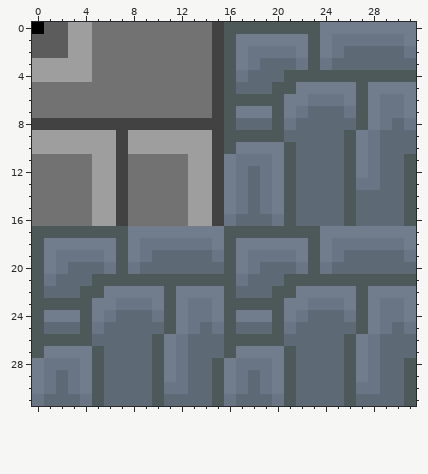
A pixel-art sprite gets an edit: Assets/Sprites/Castle Exterior Corner.png. The picture above was drawn from the file before the commit.
The file is 32x32 pixels. Colours within 5 levels of each other are drawn and written as one.
Once edited:
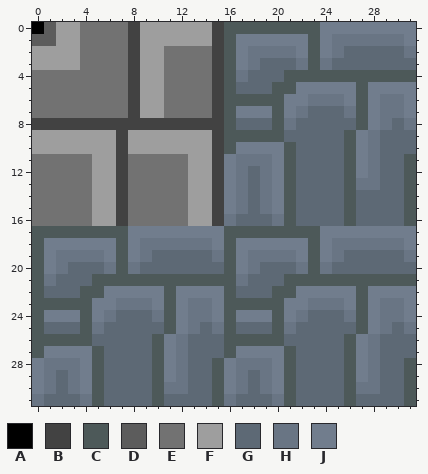
Palette (. is transparent): A #000000  B #424242  C #4d5959  D #5c5c5c  E #727272  F #9e9e9e  G #5d6975  H #697584  J #717d8d
What changed:
@@ x 0..16 @@
- 0 ADDFFEEEEEEEEEEBC
- 1 DDDFFEEEEEEEEEEBC
- 2 DDDFFEEEEEEEEEEBC
- 3 FFFFFEEEEEEEEEEBC
- 4 FFFFFEEEEEEEEEEBC
- 5 EEEEEEEEEEEEEEEBC
- 6 EEEEEEEEEEEEEEEBC
- 7 EEEEEEEEEEEEEEEBC
+ 0 ADFFEEEEBFFFFFFBC
+ 1 DDFFEEEEBFFFFFFBC
+ 2 FFFFEEEEBFFEEEEBC
+ 3 FFFFEEEEBFFEEEEBC
+ 4 EEEEEEEEBFFEEEEBC
+ 5 EEEEEEEEBFFEEEEBC
+ 6 EEEEEEEEBFFEEEEBC
+ 7 EEEEEEEEBFFEEEEBC
  8 BBBBBBBBBBBBBBBBC
Boxes around the changes in both pictures, in picture pixels (x1, y1, x2, y2):
changed: (32, 22, 212, 118)
